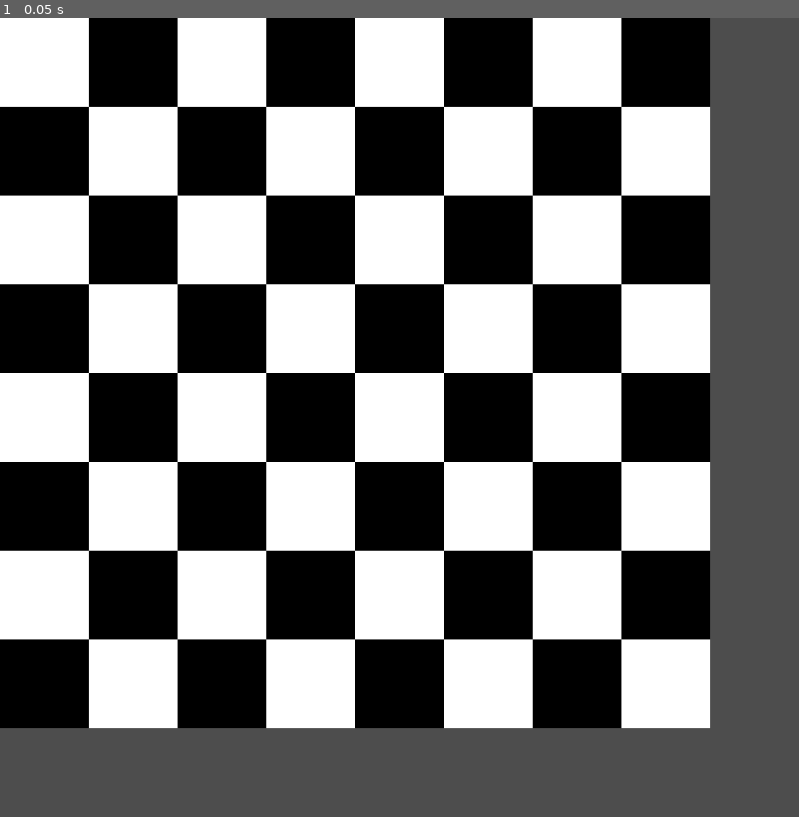
Above: before the commit, frame 1.
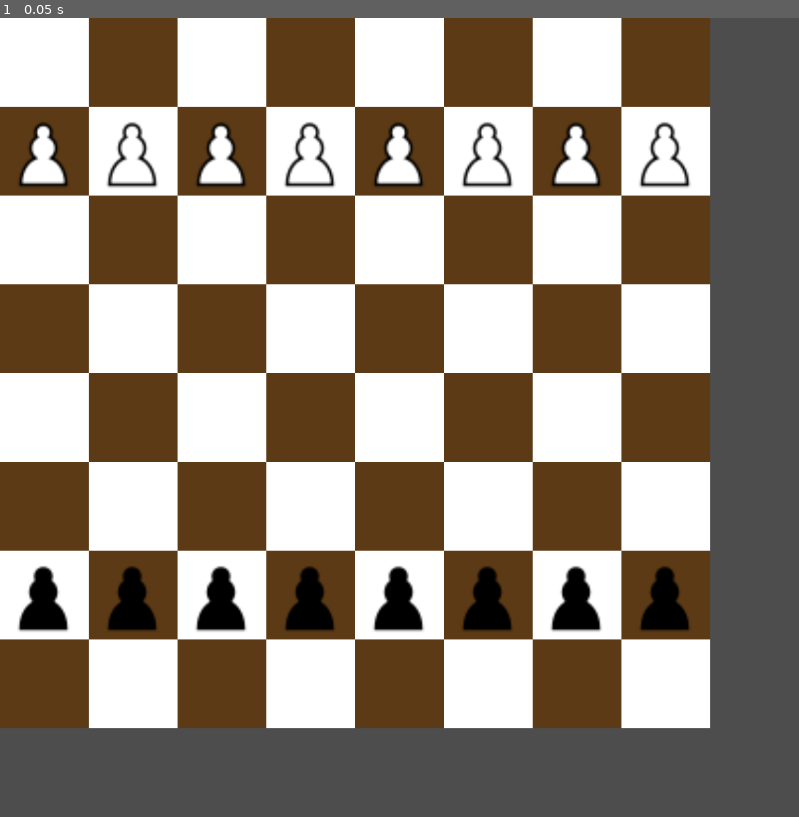
Above: after the commit, the same moment.

Repository: telamonian/chess_2d
Game: Godot game, scene res://board_2d.tscn
Same seed, same stepped clock (60 frames per second), same inputs: the game is played once before the commit and once after it.
Inputs:
- Up to frame 1 (0.05 s): no input

The runs differ from the first frame. In frame 1, 41% of the frame differs, in the area x 0-89%, y 0-89%.

Commit message:
from top level can now instantiate board and pieces

Diff:
--- /dev/null
+++ b/board_2d.gd
@@ -0,0 +1,26 @@
+extends Node2D
+
+@onready var tmlayer = $TileMapLayer
+@onready var man = $Piece_Manager
+
+func grid_to_local(grid_pos: Vector2i) -> Vector2:
+  return tmlayer.grid_to_local(grid_pos)
+
+func grid_to_global(grid_pos: Vector2i) -> Vector2:
+  return tmlayer.grid_to_global(grid_pos)
+
+func global_to_grid(global_pos: Vector2) -> Vector2i:
+  return tmlayer.global_to_grid(global_pos)
+
+# Called when the node enters the scene tree for the first time.
+func _ready() -> void:
+
+  for file in range(8):
+    man.spawn_piece(Enum.Pcolor.WHITE, Enum.Ptype.PAWN, Vector2i(file, 1))
+    man.spawn_piece(Enum.Pcolor.BLACK, Enum.Ptype.PAWN, Vector2i(file, 6))
+
+  tmlayer.init_board()
+
+# Called every frame. 'delta' is the elapsed time since the previous frame.
+func _process(delta: float) -> void:
+  pass
--- a/board_2d.tscn
+++ b/board_2d.tscn
@@ -1,28 +1,44 @@
-[gd_scene load_steps=7 format=3 uid="uid://cgg65ymwya6wq"]
+[gd_scene load_steps=11 format=3 uid="uid://cgg65ymwya6wq"]
 
 [ext_resource type="Texture2D" uid="uid://npalm2xf6l77" path="res://assets/black_128x128.png" id="1_1xhu3"]
+[ext_resource type="Script" uid="uid://cddp6edy4jvxx" path="res://board_2d.gd" id="1_x677m"]
 [ext_resource type="Texture2D" uid="uid://bryudrl01ln43" path="res://assets/white_128x128.png" id="2_fr5py"]
-[ext_resource type="Script" uid="uid://brxo4e1mpwq8c" path="res://init_board.gd" id="2_irr5h"]
+[ext_resource type="Script" uid="uid://brxo4e1mpwq8c" path="res://board_tmlayer.gd" id="2_irr5h"]
+[ext_resource type="Texture2D" uid="uid://d3ljg6gtftac5" path="res://assets/brown_128x128.png" id="4_om8fv"]
+[ext_resource type="Script" uid="uid://c7gdqb78i37ci" path="res://piece_manager.gd" id="5_om8fv"]
 
 [sub_resource type="TileSetAtlasSource" id="TileSetAtlasSource_x677m"]
 texture = ExtResource("1_1xhu3")
 texture_region_size = Vector2i(128, 128)
 0:0/0 = 0
+0:0/0/custom_data_0 = true
 
 [sub_resource type="TileSetAtlasSource" id="TileSetAtlasSource_om8fv"]
 texture = ExtResource("2_fr5py")
 texture_region_size = Vector2i(128, 128)
 0:0/0 = 0
 
+[sub_resource type="TileSetAtlasSource" id="TileSetAtlasSource_j8d55"]
+texture = ExtResource("4_om8fv")
+texture_region_size = Vector2i(128, 128)
+0:0/0 = 0
+0:0/0/custom_data_0 = true
+
 [sub_resource type="TileSet" id="TileSet_j8d55"]
 tile_size = Vector2i(128, 128)
+custom_data_layer_0/name = "isDark"
+custom_data_layer_0/type = 1
 sources/0 = SubResource("TileSetAtlasSource_x677m")
 sources/1 = SubResource("TileSetAtlasSource_om8fv")
+sources/2 = SubResource("TileSetAtlasSource_j8d55")
 
 [node name="Board_2d" type="Node2D"]
+script = ExtResource("1_x677m")
 
 [node name="TileMapLayer" type="TileMapLayer" parent="."]
+z_index = -10
 tile_set = SubResource("TileSet_j8d55")
 script = ExtResource("2_irr5h")
 
 [node name="Piece_Manager" type="Node2D" parent="."]
+script = ExtResource("5_om8fv")
--- /dev/null
+++ b/board_tmlayer.gd
@@ -0,0 +1,35 @@
+extends TileMapLayer
+
+const DARK_SQUARE = Vector2i(0, 0)
+const DARK_SQUARE_SOURCE = 2
+const LIGHT_SQUARE = Vector2i(0, 0)
+const LIGHT_SQUARE_SOURCE = 1
+
+func init_board():
+  for file in range(8):
+    for row in range(8):
+      var parity = (file % 2 + row % 2) % 2
+      var square = LIGHT_SQUARE if parity else DARK_SQUARE
+      var source = LIGHT_SQUARE_SOURCE if parity else DARK_SQUARE_SOURCE
+
+      var inverse_row = 7 - row
+      # use inverse row to paint the squares bottom-to-top
+      set_cell(Vector2(file, inverse_row), source, square)
+
+func grid_to_local(grid_pos: Vector2i) -> Vector2:
+  return map_to_local(grid_pos)
+
+func grid_to_global(grid_pos: Vector2i) -> Vector2:
+  return to_global(map_to_local(grid_pos))
+
+func global_to_grid(global_pos: Vector2) -> Vector2i:
+  return local_to_map(to_local(global_pos))
+
+# Called when the node enters the scene tree for the first time.
+func _ready() -> void:
+  pass
+
+
+# Called every frame. 'delta' is the elapsed time since the previous frame.
+func _process(delta: float) -> void:
+  pass
--- a/piece_2d.gd
+++ b/piece_2d.gd
@@ -1,7 +1,16 @@
 extends Area2D
+
 @onready var sprite = $piece_sprite
 
-func setup(color: Enum.Pcolor, type: Enum.Ptype, pos: Vector2):
+var color: Enum.Pcolor
+var type: Enum.Ptype
+var grid_position: Vector2i
+
+func setup(c: Enum.Pcolor, t: Enum.Ptype, grid_pos: Vector2i, pos: Vector2):
+  color = c
+  type = t
+  grid_position = grid_pos
+
   sprite.setup(color, type)
   position = pos
 
--- a/piece_2d.tscn
+++ b/piece_2d.tscn
@@ -5,22 +5,21 @@
 [ext_resource type="Script" uid="uid://c2tpgophbuyy6" path="res://piece_sprite.gd" id="3_8aoqx"]
 
 [sub_resource type="RectangleShape2D" id="RectangleShape2D_wdjlj"]
-size = Vector2(100, 100)
+size = Vector2(128, 128)
 
 [node name="Piece_2d" type="Area2D"]
 script = ExtResource("1_tlekb")
 
 [node name="CollisionShape2D" type="CollisionShape2D" parent="."]
-position = Vector2(50, -50)
 shape = SubResource("RectangleShape2D_wdjlj")
 
 [node name="piece_sprite" type="Sprite2D" parent="."]
-position = Vector2(-1.9073486e-06, -99.99999)
-scale = Vector2(2.2222223, 2.222222)
+position = Vector2(-9.536743e-07, 1.9073486e-06)
+scale = Vector2(2.8444445, 2.8444445)
 texture = ExtResource("2_qeb0b")
-centered = false
 hframes = 6
 vframes = 2
+frame = 5
 region_rect = Rect2(0, 0, 45, 45)
 region_filter_clip_enabled = true
 script = ExtResource("3_8aoqx")
--- /dev/null
+++ b/piece_manager.gd
@@ -0,0 +1,29 @@
+extends Node2D
+
+const PIECE_SCENE = preload("res://piece_2d.tscn")
+var pieces = {}
+
+@onready var board = get_parent()
+
+func spawn_piece(color: Enum.Pcolor, type: Enum.Ptype, grid_pos: Vector2i):
+  var piece = PIECE_SCENE.instantiate()
+  add_child(piece)
+
+  var pos = board.grid_to_local(grid_pos)
+  piece.setup(color, type, grid_pos, pos)
+
+  pieces[grid_pos] = piece
+
+# Called when the node enters the scene tree for the first time.
+func _ready() -> void:
+  pass
+  #spawn_piece(Enum.Pcolor.WHITE, Enum.Ptype.PAWN, Vector2i(1,1))
+  #spawn_piece(Enum.Pcolor.WHITE, Enum.Ptype.PAWN, Vector2i(1,3))
+  #
+  #spawn_piece(Enum.Pcolor.BLACK, Enum.Ptype.PAWN, Vector2i(6,1))
+  #spawn_piece(Enum.Pcolor.BLACK, Enum.Ptype.PAWN, Vector2i(6,3))
+
+
+# Called every frame. 'delta' is the elapsed time since the previous frame.
+func _process(delta: float) -> void:
+  pass
Binary file added: assets/brown_128x128.png
Not shown, added: assets/brown_128x128.png.import
Not shown, added: board_2d.gd.uid
Not shown, added: board_tmlayer.gd.uid
Not shown, added: piece_manager.gd.uid
